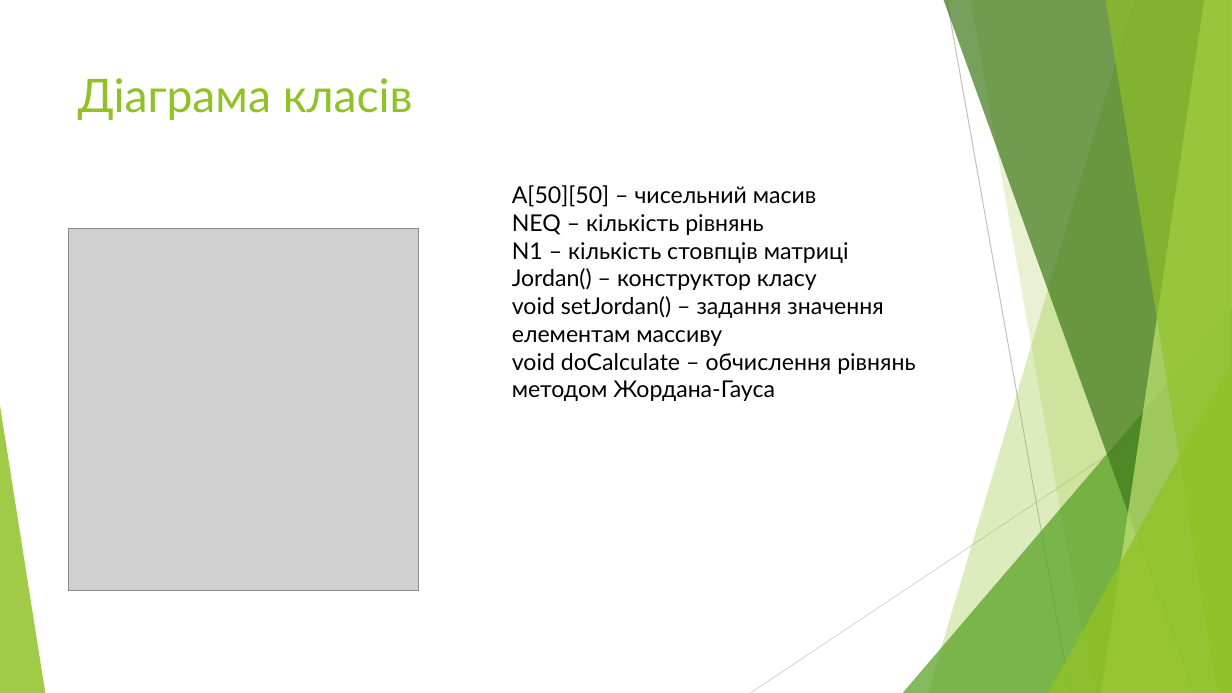
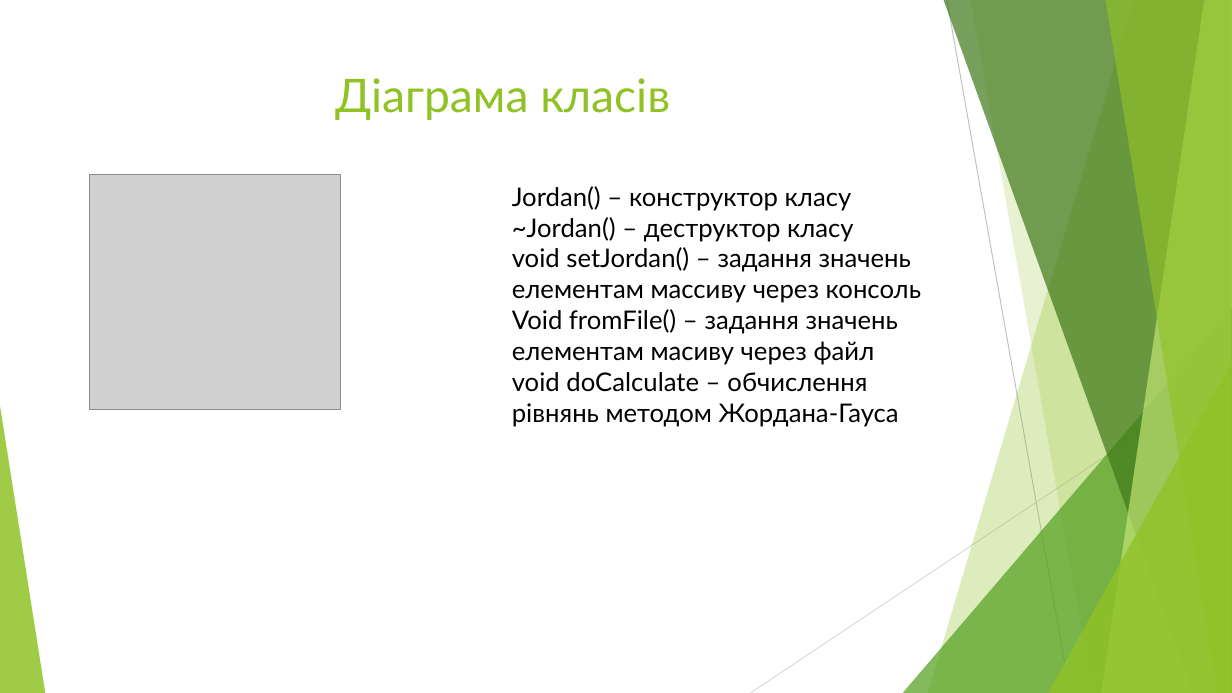
Before and after one commit to vornatovska/CourseraAlg2015CS, a slide deck: slide 7 of Project_CS-21-Maksym-Radchuk/docs/presentation.pptm (slide 5 before the commit). Drawn at 1232x693 pixels with LibreOffice and Linux fonts; fonts in the diff are those of the drawing; grey boxes stand for pictures. Boxes give left, top, right and bottom in pixels: in the first picture for what was removed or moved away, otherwise in the second. Text is boxed around its words. In the diff, an @@ line names an element or a change of style, - is before the commit and + after.

```diff
--- a/Project_CS-21-Maksym-Radchuk/docs/presentation.pptm
+++ b/Project_CS-21-Maksym-Radchuk/docs/presentation.pptm
@@ title "Діаграма класів" at bbox=[335, 78, 670, 120]: alignment left to centre @@
@@ picture added at bbox=[90, 175, 341, 409] @@
@@ text at bbox=[512, 185, 849, 263]: paragraphs removed @@
-A[50][50] – чисельний масив
-NEQ – кількість рівнянь
-N1 – кількість стовпців матриці
@@ text at bbox=[512, 186, 899, 427]: size 18 to 20 pt in "Jordan() – конструктор класу", "void doCalculate – обчислення рівнянь методом Жордана-Гауса" @@
@@ picture removed at bbox=[68, 228, 418, 591] @@
@@ text at bbox=[512, 217, 921, 365]: text changed; size 18 to 20 pt @@
-void setJordan() – задання значення елементам массиву
+~Jordan() – деструктор класу
+void setJordan() – задання значень елементам массиву через консоль
+Void fromFile() – задання значень елементам масиву через файл
```
Also in this commit, not shown: 2 other slides changed, 3 slides added, 3 other files.
